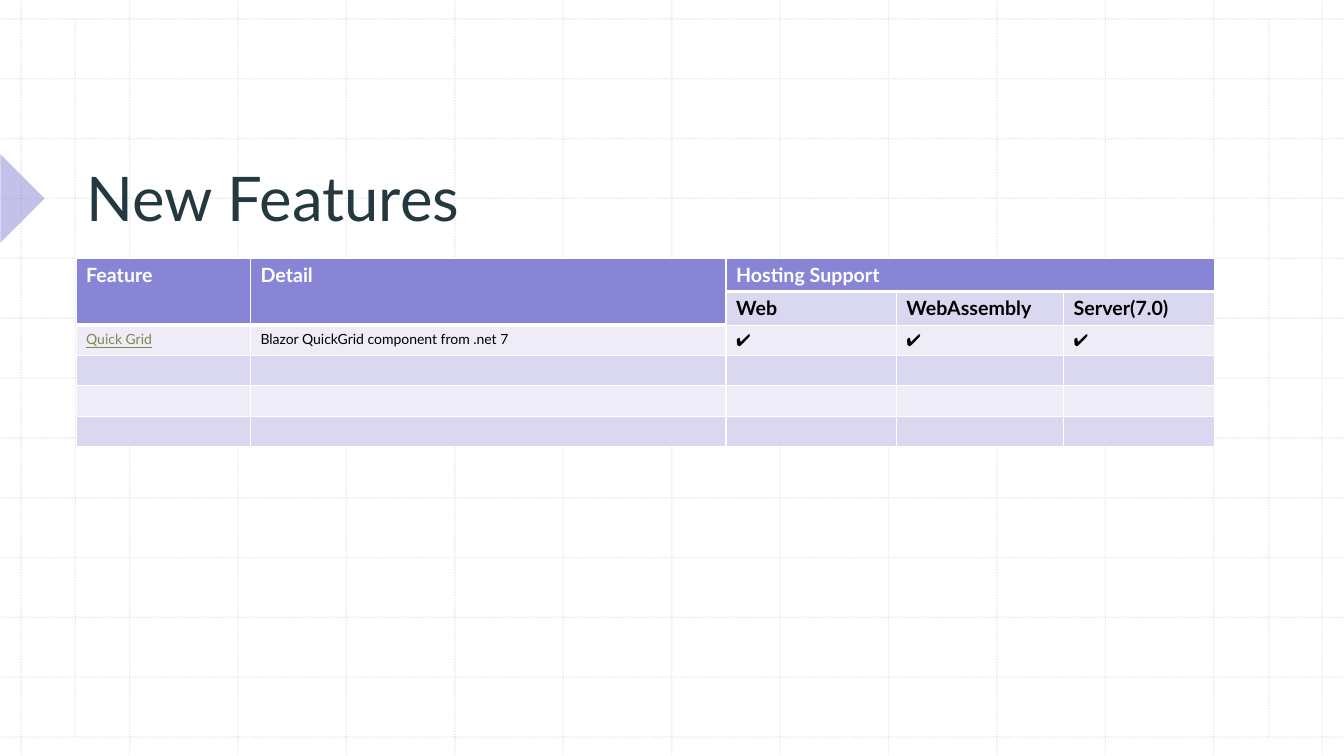
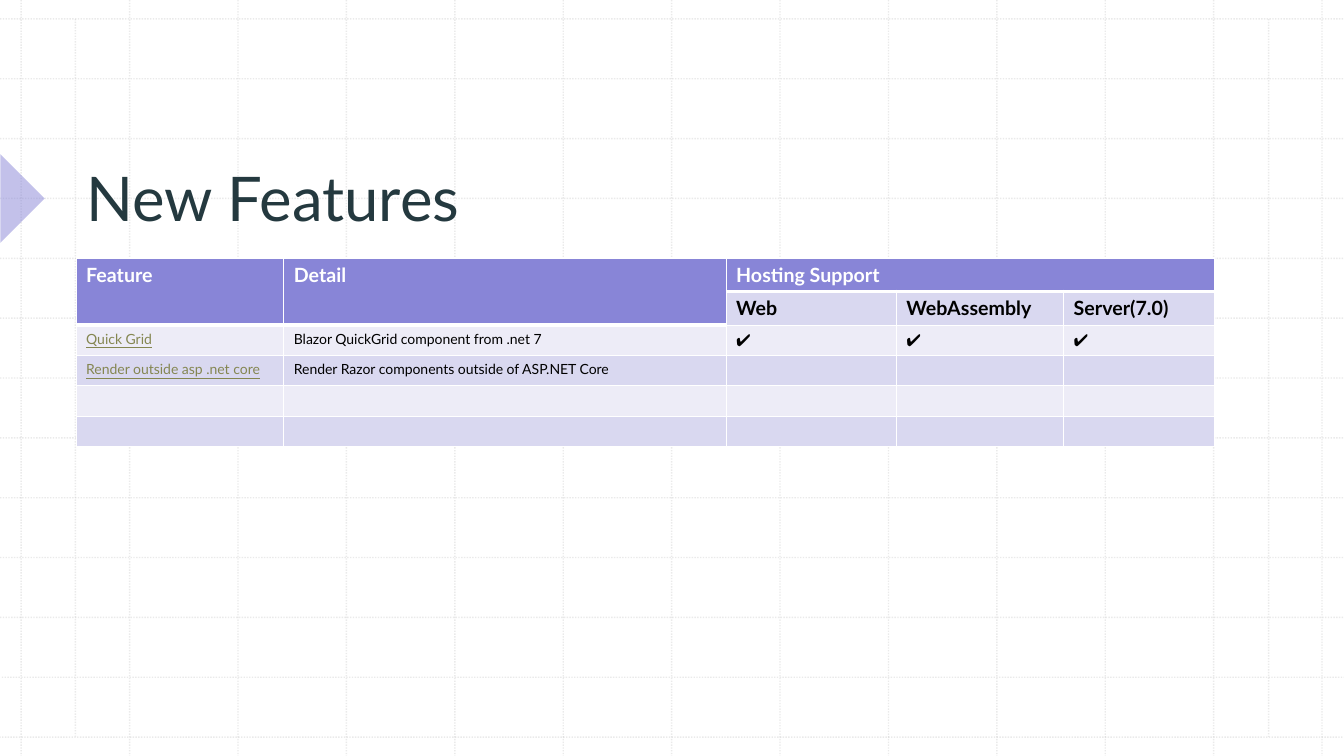
Before and after one commit to xccu/NetCore-Demo, a slide deck: slide 4 of Blazor in .net 8.pptx. Drawn at 1344x756 pixels with LibreOffice and Linux fonts; fonts in the diff are those of the drawing. Boxes give left, top, right and bottom in pixels: in the first picture for what was removed or moved away, otherwise in the second. Text is boxed around its words. In the diff, an @@ line names an element or a change of style, - is before the commit and + after.

Commit message:
upload new features

```diff
--- a/Blazor in .net 8.pptx
+++ b/Blazor in .net 8.pptx
@@ table at (x1=77, y1=258, x2=1215, y2=447) @@
+row 4: Render outside asp .net core | Render Razor components outside of ASP.NET Core |  |  | 
-row 6:  |  |  |  | 
```
Also in this commit, not shown: 1 other slide changed, 17 other files.
